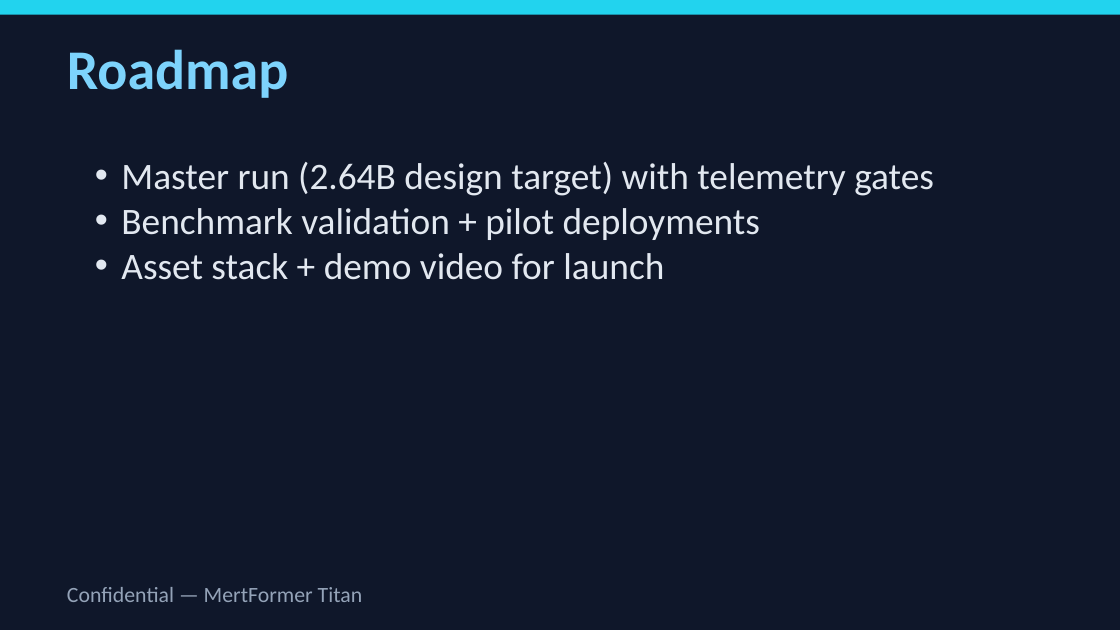
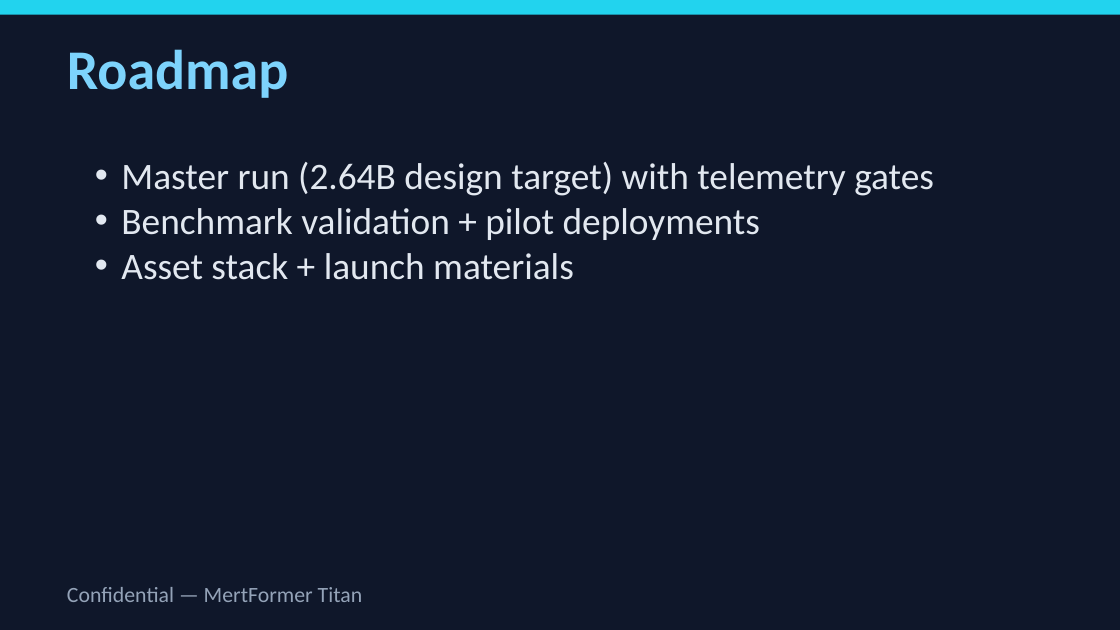
Before and after one commit to latentcore/mertformer-titan-core, a slide deck: slide 11 of reports/investor_deck.pptx. Drawn at 1120x630 pixels with LibreOffice and Linux fonts; fonts in the diff are those of the drawing. Boxes give left, top, right and bottom in pixels: in the first picture for what was removed or moved away, otherwise in the second. Text is boxed around its words. In the diff, an @@ line names an element or a change of style, - is before the commit and + after.

Commit message:
docs(release): remove demo video bundle and refresh artifacts

```diff
--- a/reports/investor_deck.pptx
+++ b/reports/investor_deck.pptx
@@ text at <box>121,253,574,280</box>: text changed @@
-• Asset stack + demo video for launch
+• Asset stack + launch materials
```
Also in this commit, not shown: 45 other files.
